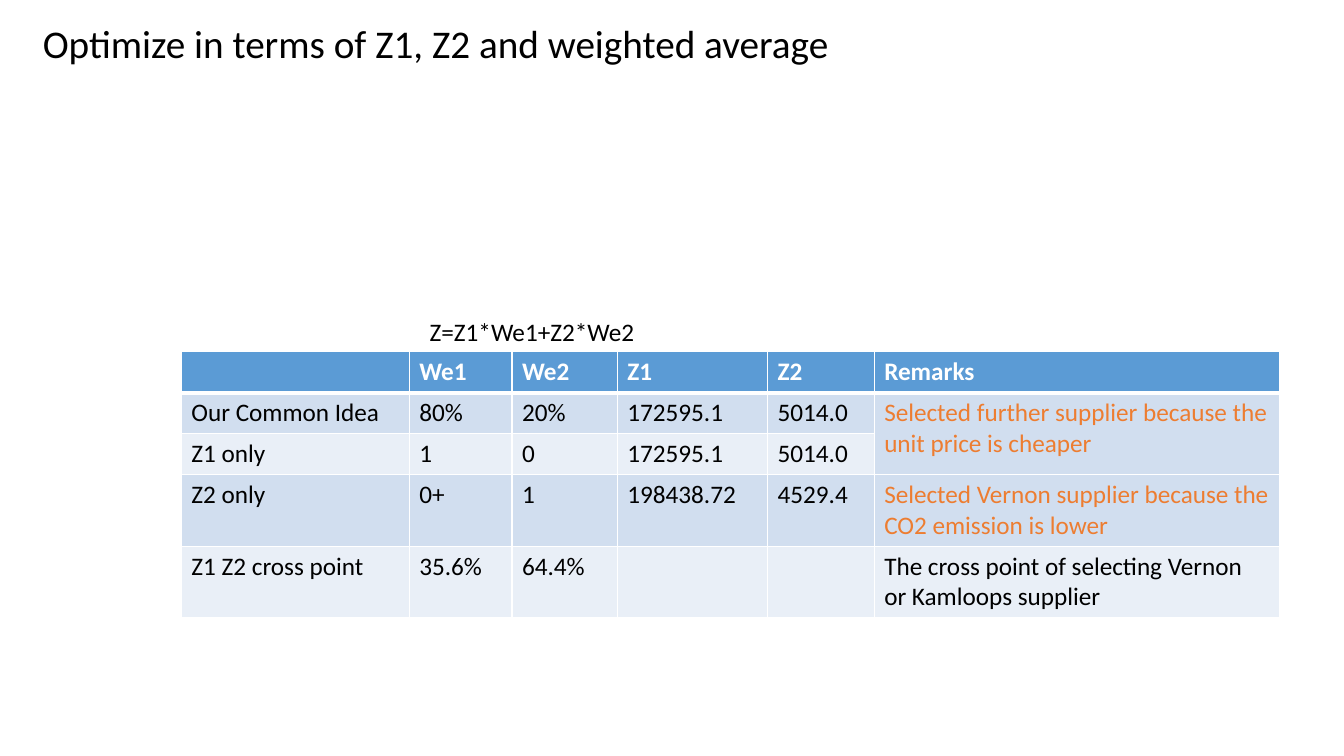
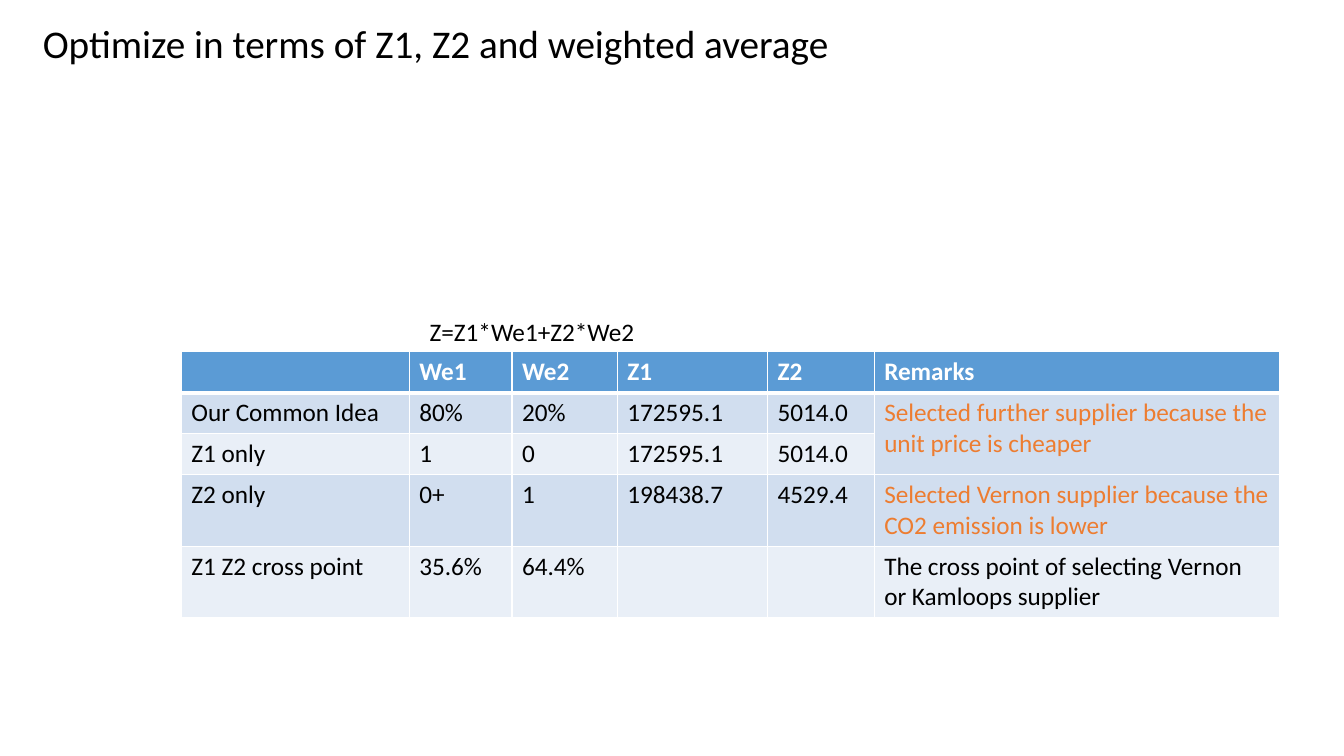
Before and after one commit to shadowdkm/ENGR544_LCA, a slide deck: slide 2 of Project2/cost benefit.pptx. Drawn at 1344x756 pixels with LibreOffice and Linux fonts; fonts in the diff are those of the drawing. Boxes give left, top, right and bottom in pixels: in the first picture for what was removed or moved away, otherwise in the second. Text is boxed around its words. In the diff, an @@ line names an element or a change of style, - is before the commit and + after.

```diff
--- a/Project2/cost benefit.pptx
+++ b/Project2/cost benefit.pptx
@@ table at (x1=181, y1=352, x2=1280, y2=616) @@
-row 4, column 4: 198438.72
+row 4, column 4: 198438.7
```
Also in this commit, not shown: 2 other slides changed, 2 other files.
